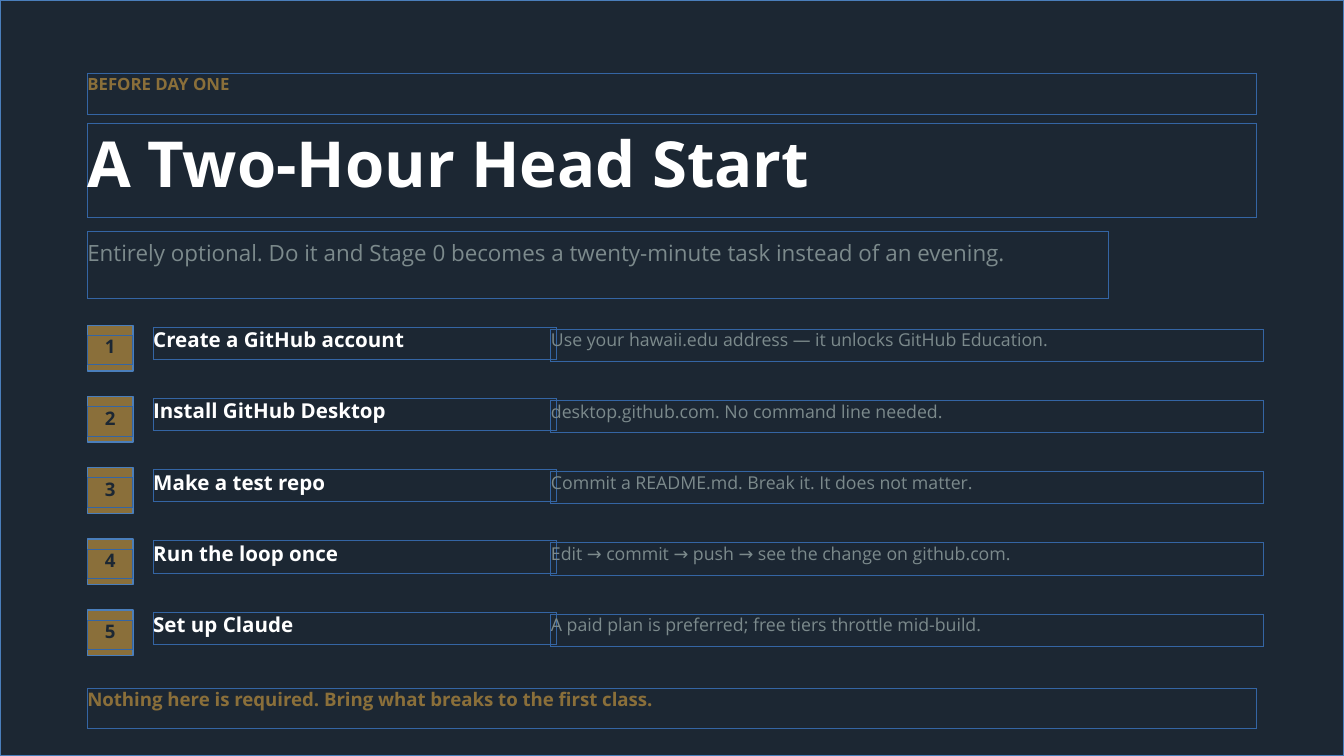
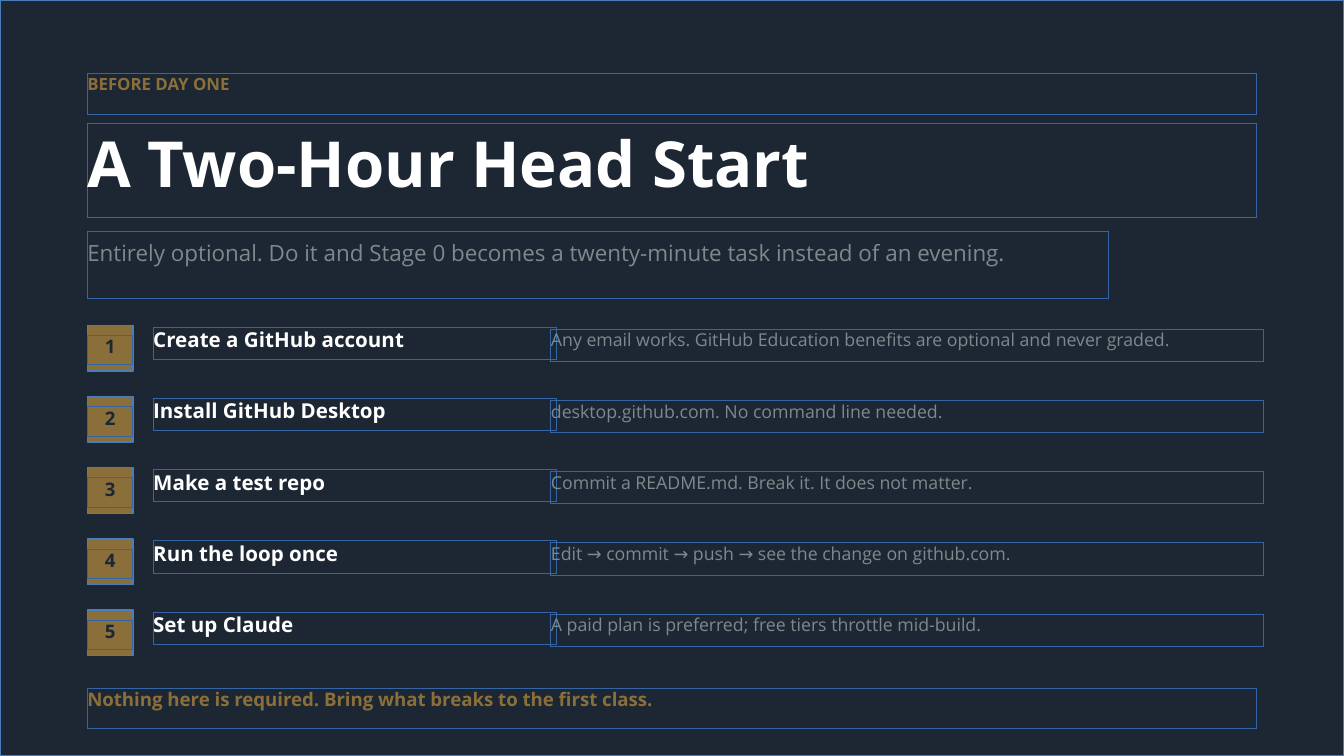
Before and after one commit to adamwstauffer/shidler, a slide deck: slide 14 of courses/Micro-And-Macro-Economics/projects/AI-GitHub-Project.pptx. Drawn at 1344x756 pixels with LibreOffice and Linux fonts; fonts in the diff are those of the drawing. Boxes give left, top, right and bottom in pixels: in the first picture for what was removed or moved away, otherwise in the second. Text is boxed around its words. In the diff, an @@ line names an element or a change of style, - is before the commit and + after.

```diff
--- a/courses/Micro-And-Macro-Economics/projects/AI-GitHub-Project.pptx
+++ b/courses/Micro-And-Macro-Economics/projects/AI-GitHub-Project.pptx
@@ text at [551,330,1170,352]: text changed @@
-Use your hawaii.edu address — it unlocks GitHub Education.
+Any email works. GitHub Education benefits are optional and never graded.
```
Also in this commit, not shown: 8 other files.
